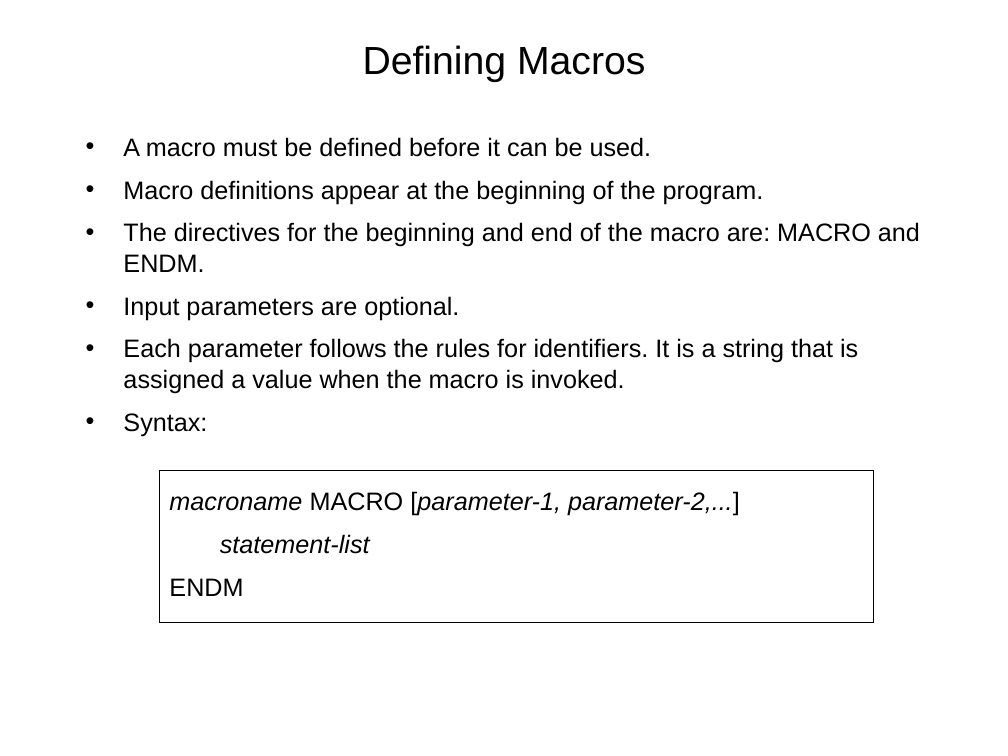
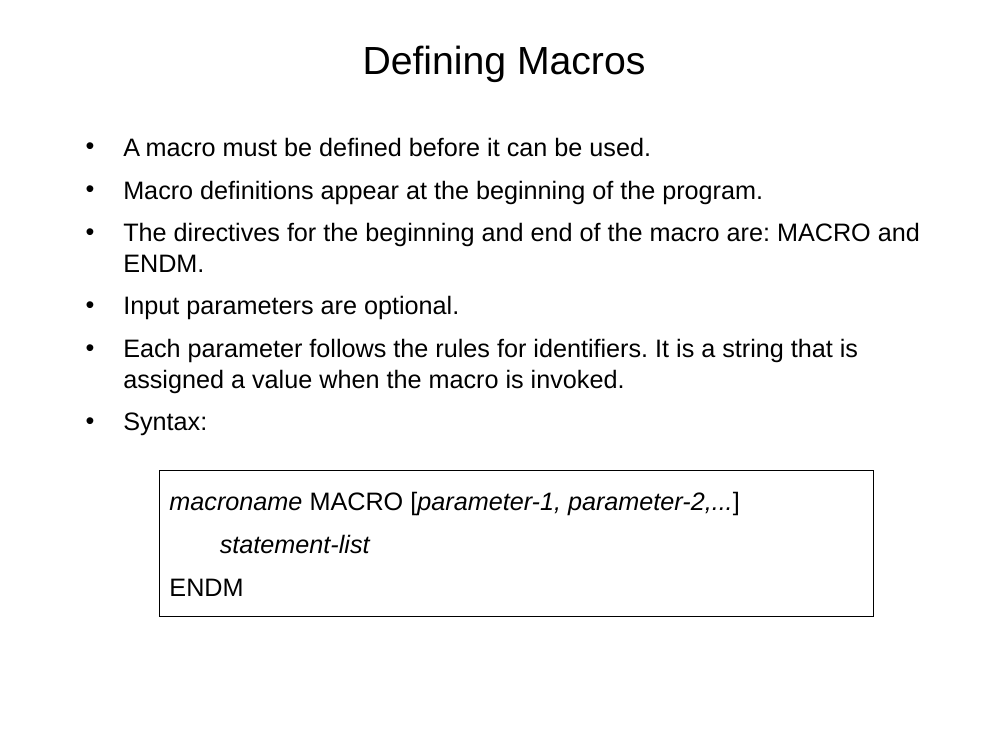
Before and after one commit to Wangstaboi/De-Anza-Files, a slide deck: slide 55 of CIS21JA/module_7/module7.pptx. Drawn at 1008x756 pixels with LibreOffice and Linux fonts; fonts in the diff are those of the drawing. Boxes give left, top, right and bottom in pixels: in the first picture for what was removed or moved away, otherwise in the second. Text is boxed around its words. In the diff, an @@ line names an element or a change of style, - is before the commit and + after.

```diff
--- a/CIS21JA/module_7/module7.pptx
+++ b/CIS21JA/module_7/module7.pptx
@@ text "A macro must be defined ..." at [123,137,920,436]: indent changed @@
@@ rectangle "macroname MACRO [parameter-1, parameter-2,...]": place and size @@
-rectangle "macroname MACRO [parameter-1, parameter-2,...]" at [159,471,873,623]
+rectangle "macroname MACRO [parameter-1, parameter-2,...]" at [159,471,873,617]
```
Also in this commit, not shown: 56 other slides changed, 1 other file.
